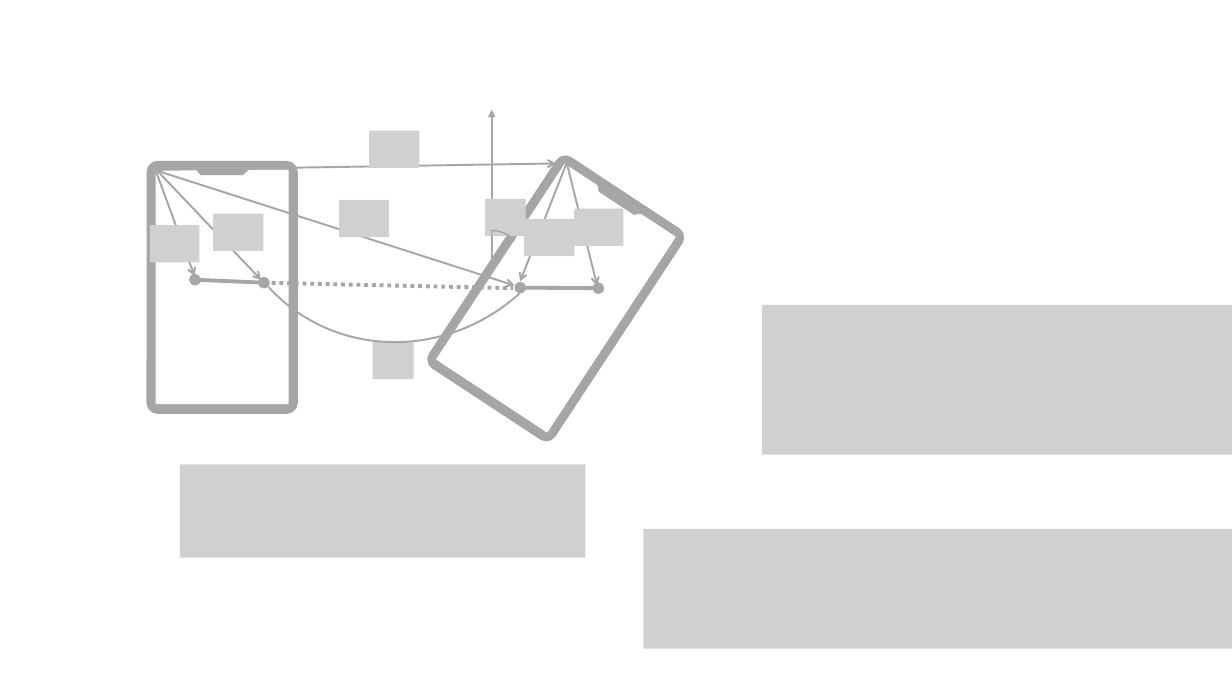
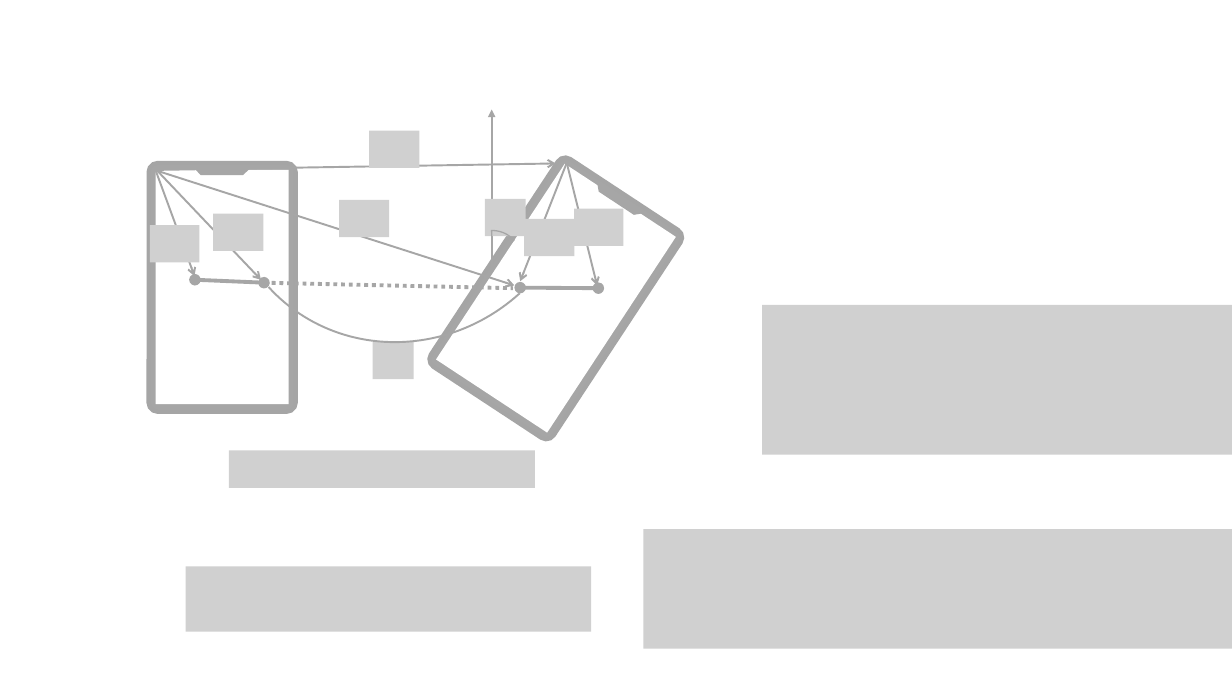
Before and after one commit to johnnyapu15/dragnnect-server, a slide deck: slide 2 of docs/figures.pptx. Drawn at 1232x693 pixels with LibreOffice and Linux fonts; fonts in the diff are those of the drawing; grey boxes stand for pictures. Boxes give left, top, right and bottom in pixels: in the first picture for what was removed or moved away, otherwise in the second. Text is boxed around its words. In the diff, an @@ line names an element or a change of style, - is before the commit and + after.

```diff
--- a/docs/figures.pptx
+++ b/docs/figures.pptx
@@ picture removed at box(180, 465, 586, 558) @@
@@ picture added at box(229, 451, 535, 488) @@
@@ picture added at box(186, 567, 592, 632) @@
```
Also in this commit, not shown: 1 other slide changed, 2 other files.
